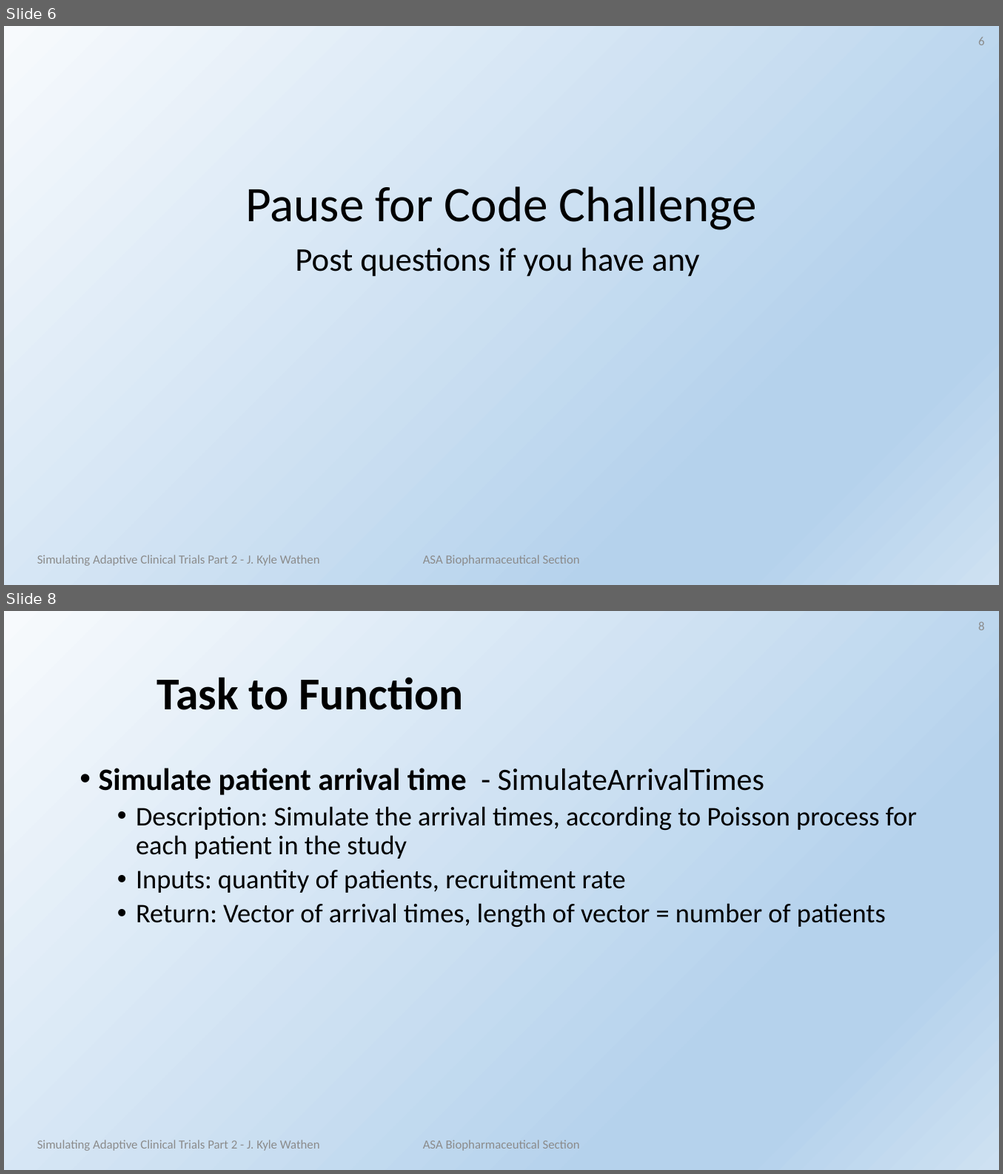
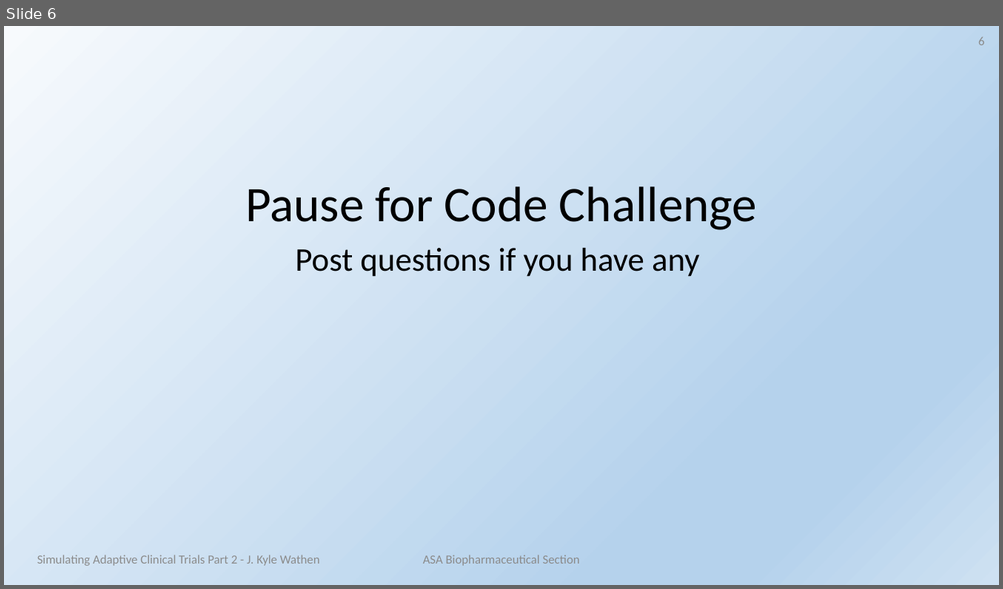
Before and after one commit to kwathen/ClinicalTrialSimulation, a slide deck: Presentations/Part 2.pptx. Shown one above the other, each under a label of ours: slides 6 and 8 before the commit, slide 6 after it; the slides between them are not shown. The pictures are 1003x1174 and 1003x589 pixels, drawn with LibreOffice and Linux fonts; fonts in the diff are those of the drawing; background and template pictures are left out. Boxes give left, top, right and bottom in pixels: in the first picture for what was removed or moved away, otherwise in the second. Text is boxed around its words. In the diff, an @@ line names an element or a change of style, - is before the commit and + after.

```diff
--- a/Presentations/Part 2.pptx
+++ b/Presentations/Part 2.pptx
@@ slide 8 removed at bbox=[4, 611, 999, 1170], background gradient #F7FAFD to #B5D2EC to #CEE1F2 @@
@@ page number removed at bbox=[978, 621, 984, 630] @@
-8
@@ title removed at bbox=[157, 677, 464, 710] @@
-Task to Function
@@ text removed at bbox=[99, 768, 916, 928] @@
-• Simulate patient arrival time - SimulateArrivalTimes
-  • Description: Simulate the arrival times, according to Poisson process for each patient in the study
-  • Inputs: quantity of patients, recruitment rate
-  • Return: Vector of arrival times, length of vector = number of patients
@@ text removed at bbox=[37, 1140, 320, 1151] @@
-Simulating Adaptive Clinical Trials Part 2 - J. Kyle Wathen
@@ text removed at bbox=[423, 1140, 580, 1151] @@
-ASA Biopharmaceutical Section
```
Also in this commit, not shown: 2 slides changed, 3 other slides removed, 12 other files.
